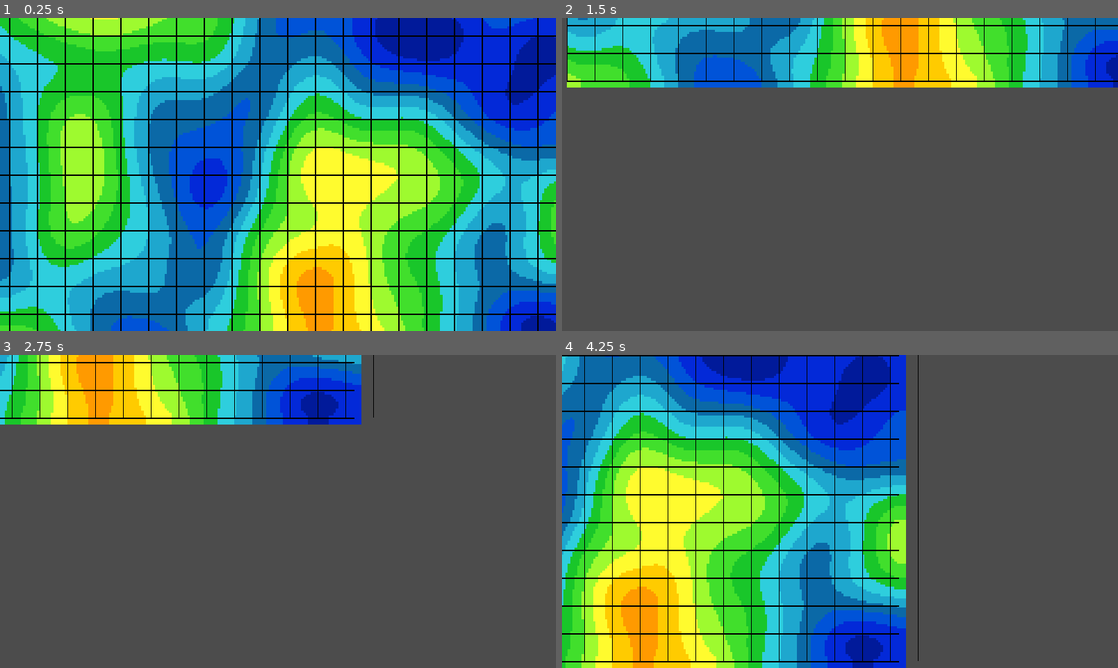
Above: before the commit, frames 1-4 (two rows, left to right).
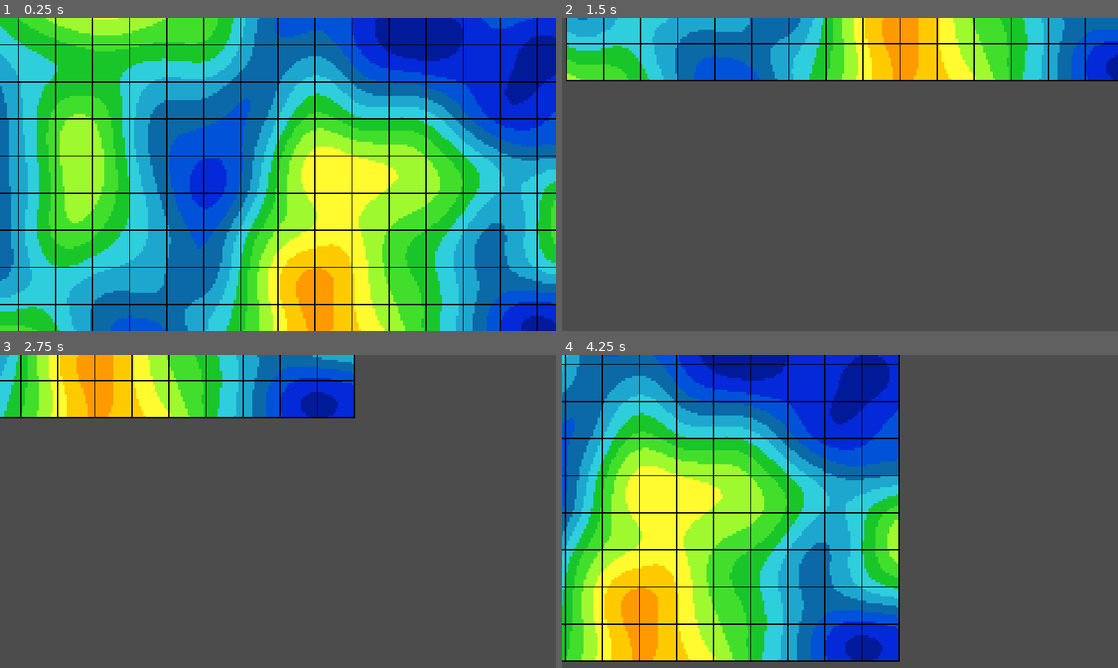
Above: after the commit, the same moments.

Repository: Phrenotopia/EvoDevio
Game: Godot game, scene res://World.tscn
Same seed, same stepped clock (60 frames per second), same inputs: the game is played once before the commit and once after it.
Inputs (mouse positions are in pixels of both pictures, inside the frame that each line leads up to):
- Up to frame 1 (0.25 s): no input
- Up to frame 2 (1.5 s): tap Enter at 0.5 s; move the mouse to (962, 158) at 0.52 s; hold S (camera_down) 0.53-1.28 s; move the mouse to (728, 190) at 1.27 s; tap A (camera_left) at 1.35 s
- Up to frame 3 (2.75 s): tap Space at 2 s; move the mouse to (333, 442) at 2.02 s; hold D (camera_right) from 2.03 s (still down)
- Up to frame 4 (4.25 s): move the mouse to (812, 574) at 2.77 s; release D (camera_right) at 2.78 s; tap Shift (camera_speed_up) at 2.85 s; tap Enter at 3.5 s; move the mouse to (1006, 558) at 3.52 s; hold W (camera_up) from 3.53 s (still down)

The runs differ from the first frame. In frame 1, 14% of the frame differs, in the area x 0-100%, y 0-100%; in frame 2, 4.7%; in frame 3, 3.3%; in frame 4, 10%.

Commit message:
Fixed grid and tilemap
Changed tilemap sprite size issue and made some minor tweaks.

Diff:
--- a/Camera.gd
+++ b/Camera.gd
@@ -1,10 +1,11 @@
 extends Camera2D
 
+onready var world = get_node("/root/World")
 var speed = 20
 
 
 func _ready():
-	var StartingPoint = get_parent().MAPSIZE * get_parent().get_child(1).cell_size / 2 #Finds the middle of the map
+	var StartingPoint = world.MAPSIZE * world.PIXELSCALE / 2 #Finds the middle of the map
 	self.position = StartingPoint #Sets itself into the middle of the map
 
 
--- a/DrawGrid.gd
+++ b/DrawGrid.gd
@@ -7,6 +7,6 @@
 	var rows = world.MAPSIZE.y/(world.GRIDSIZE/world.PIXELSCALE)#How many rows can fit in the map
 
 	for i in columns+1:
-		draw_rect(Rect2(i*world.GRIDSIZE, 0, 4, world.MAPSIZE.y*8), "#000000") #Draws every line in the columns
+		draw_rect(Rect2(i*world.GRIDSIZE-2, -2, 4, world.MAPSIZE.y*8+4), "#000000") #Draws every line in the columns
 	for i in rows+1:
-		draw_rect(Rect2(0, i*world.GRIDSIZE, world.MAPSIZE.x*8, 4), "#000000") #Draws every line in the rows
+		draw_rect(Rect2(-2, i*world.GRIDSIZE-2, world.MAPSIZE.x*8+4, 4), "#000000") #Draws every line in the rows
--- a/World.gd
+++ b/World.gd
@@ -2,8 +2,8 @@
 
 const SCALE = 16
 const MAPSIZE = Vector2(16*SCALE, 9*SCALE) #Vector2(119, 65) For 32x32 tiles
-const PIXELSCALE = 8 #How big the ElevationMap tiles are in pixels
-const GRIDSIZE = 12*PIXELSCALE
+const PIXELSCALE = 8 #How big the ElevationMap tiles are in pixels / ElevationMap cell_size
+const GRIDSIZE = 16*PIXELSCALE
 
 func _ready():
 	$ElevationMap.make_map(MAPSIZE.x, MAPSIZE.y)
--- a/World.tscn
+++ b/World.tscn
@@ -1,6 +1,5 @@
-[gd_scene load_steps=9 format=2]
-
-[ext_resource path="res://TenColours.png" type="Texture" id=1]
+[gd_scene load_steps=7 format=2]
+
 [ext_resource path="res://World.gd" type="Script" id=2]
 [ext_resource path="res://ElevationColors.png" type="Texture" id=3]
 [ext_resource path="res://Camera.gd" type="Script" id=4]
@@ -8,153 +7,11 @@
 [ext_resource path="res://ElevationMap.gd" type="Script" id=6]
 
 [sub_resource type="TileSet" id=1]
-0/name = "TenColours.png 0"
-0/texture = ExtResource( 1 )
-0/tex_offset = Vector2( 0, 0 )
-0/modulate = Color( 1, 1, 1, 1 )
-0/region = Rect2( 0, 0, 32, 32 )
-0/tile_mode = 0
-0/occluder_offset = Vector2( 0, 0 )
-0/navigation_offset = Vector2( 0, 0 )
-0/shape_offset = Vector2( 0, 0 )
-0/shape_transform = Transform2D( 1, 0, 0, 1, 0, 0 )
-0/shape_one_way = false
-0/shape_one_way_margin = 0.0
-0/shapes = [  ]
-0/z_index = 0
-1/name = "TenColours.png 1"
-1/texture = ExtResource( 1 )
-1/tex_offset = Vector2( 0, 0 )
-1/modulate = Color( 1, 1, 1, 1 )
-1/region = Rect2( 32, 0, 32, 32 )
-1/tile_mode = 0
-1/occluder_offset = Vector2( 0, 0 )
-1/navigation_offset = Vector2( 0, 0 )
-1/shape_offset = Vector2( 0, 0 )
-1/shape_transform = Transform2D( 1, 0, 0, 1, 0, 0 )
-1/shape_one_way = false
-1/shape_one_way_margin = 0.0
-1/shapes = [  ]
-1/z_index = 0
-2/name = "TenColours.png 2"
-2/texture = ExtResource( 1 )
-2/tex_offset = Vector2( 0, 0 )
-2/modulate = Color( 1, 1, 1, 1 )
-2/region = Rect2( 64, 0, 32, 32 )
-2/tile_mode = 0
-2/occluder_offset = Vector2( 0, 0 )
-2/navigation_offset = Vector2( 0, 0 )
-2/shape_offset = Vector2( 0, 0 )
-2/shape_transform = Transform2D( 1, 0, 0, 1, 0, 0 )
-2/shape_one_way = false
-2/shape_one_way_margin = 0.0
-2/shapes = [  ]
-2/z_index = 0
-3/name = "TenColours.png 3"
-3/texture = ExtResource( 1 )
-3/tex_offset = Vector2( 0, 0 )
-3/modulate = Color( 1, 1, 1, 1 )
-3/region = Rect2( 96, 0, 32, 32 )
-3/tile_mode = 0
-3/occluder_offset = Vector2( 0, 0 )
-3/navigation_offset = Vector2( 0, 0 )
-3/shape_offset = Vector2( 0, 0 )
-3/shape_transform = Transform2D( 1, 0, 0, 1, 0, 0 )
-3/shape_one_way = false
-3/shape_one_way_margin = 0.0
-3/shapes = [  ]
-3/z_index = 0
-4/name = "TenColours.png 4"
-4/texture = ExtResource( 1 )
-4/tex_offset = Vector2( 0, 0 )
-4/modulate = Color( 1, 1, 1, 1 )
-4/region = Rect2( 0, 32, 32, 32 )
-4/tile_mode = 0
-4/occluder_offset = Vector2( 0, 0 )
-4/navigation_offset = Vector2( 0, 0 )
-4/shape_offset = Vector2( 0, 0 )
-4/shape_transform = Transform2D( 1, 0, 0, 1, 0, 0 )
-4/shape_one_way = false
-4/shape_one_way_margin = 0.0
-4/shapes = [  ]
-4/z_index = 0
-5/name = "TenColours.png 5"
-5/texture = ExtResource( 1 )
-5/tex_offset = Vector2( 0, 0 )
-5/modulate = Color( 1, 1, 1, 1 )
-5/region = Rect2( 32, 32, 32, 32 )
-5/tile_mode = 0
-5/occluder_offset = Vector2( 0, 0 )
-5/navigation_offset = Vector2( 0, 0 )
-5/shape_offset = Vector2( 0, 0 )
-5/shape_transform = Transform2D( 1, 0, 0, 1, 0, 0 )
-5/shape_one_way = false
-5/shape_one_way_margin = 0.0
-5/shapes = [  ]
-5/z_index = 0
-6/name = "TenColours.png 6"
-6/texture = ExtResource( 1 )
-6/tex_offset = Vector2( 0, 0 )
-6/modulate = Color( 1, 1, 1, 1 )
-6/region = Rect2( 64, 32, 32, 32 )
-6/tile_mode = 0
-6/occluder_offset = Vector2( 0, 0 )
-6/navigation_offset = Vector2( 0, 0 )
-6/shape_offset = Vector2( 0, 0 )
-6/shape_transform = Transform2D( 1, 0, 0, 1, 0, 0 )
-6/shape_one_way = false
-6/shape_one_way_margin = 0.0
-6/shapes = [  ]
-6/z_index = 0
-7/name = "TenColours.png 7"
-7/texture = ExtResource( 1 )
-7/tex_offset = Vector2( 0, 0 )
-7/modulate = Color( 1, 1, 1, 1 )
-7/region = Rect2( 96, 32, 32, 32 )
-7/tile_mode = 0
-7/occluder_offset = Vector2( 0, 0 )
-7/navigation_offset = Vector2( 0, 0 )
-7/shape_offset = Vector2( 0, 0 )
-7/shape_transform = Transform2D( 1, 0, 0, 1, 0, 0 )
-7/shape_one_way = false
-7/shape_one_way_margin = 0.0
-7/shapes = [  ]
-7/z_index = 0
-8/name = "TenColours.png 8"
-8/texture = ExtResource( 1 )
-8/tex_offset = Vector2( 0, 0 )
-8/modulate = Color( 1, 1, 1, 1 )
-8/region = Rect2( 0, 64, 32, 32 )
-8/tile_mode = 0
-8/occluder_offset = Vector2( 0, 0 )
-8/navigation_offset = Vector2( 0, 0 )
-8/shape_offset = Vector2( 0, 0 )
-8/shape_transform = Transform2D( 1, 0, 0, 1, 0, 0 )
-8/shape_one_way = false
-8/shape_one_way_margin = 0.0
-8/shapes = [  ]
-8/z_index = 0
-9/name = "TenColours.png 9"
-9/texture = ExtResource( 1 )
-9/tex_offset = Vector2( 0, 0 )
-9/modulate = Color( 1, 1, 1, 1 )
-9/region = Rect2( 32, 64, 32, 32 )
-9/tile_mode = 0
-9/occluder_offset = Vector2( 0, 0 )
-9/navigation_offset = Vector2( 0, 0 )
-9/shape_offset = Vector2( 0, 0 )
-9/shape_transform = Transform2D( 1, 0, 0, 1, 0, 0 )
-9/shape_one_way = false
-9/shape_one_way_margin = 0.0
-9/shapes = [  ]
-9/z_index = 0
-
-[sub_resource type="TileSet" id=2]
 0/name = "ElevationColors.png 0"
 0/texture = ExtResource( 3 )
 0/tex_offset = Vector2( 0, 0 )
 0/modulate = Color( 1, 1, 1, 1 )
-0/region = Rect2( 0, 0, 32, 32 )
+0/region = Rect2( 0, 0, 8, 8 )
 0/tile_mode = 0
 0/occluder_offset = Vector2( 0, 0 )
 0/navigation_offset = Vector2( 0, 0 )
@@ -168,7 +25,7 @@
 1/texture = ExtResource( 3 )
 1/tex_offset = Vector2( 0, 0 )
 1/modulate = Color( 1, 1, 1, 1 )
-1/region = Rect2( 32, 0, 32, 32 )
+1/region = Rect2( 8, 0, 8, 8 )
 1/tile_mode = 0
 1/occluder_offset = Vector2( 0, 0 )
 1/navigation_offset = Vector2( 0, 0 )
@@ -182,7 +39,7 @@
 2/texture = ExtResource( 3 )
 2/tex_offset = Vector2( 0, 0 )
 2/modulate = Color( 1, 1, 1, 1 )
-2/region = Rect2( 64, 0, 32, 32 )
+2/region = Rect2( 16, 0, 8, 8 )
 2/tile_mode = 0
 2/occluder_offset = Vector2( 0, 0 )
 2/navigation_offset = Vector2( 0, 0 )
@@ -196,7 +53,7 @@
 3/texture = ExtResource( 3 )
 3/tex_offset = Vector2( 0, 0 )
 3/modulate = Color( 1, 1, 1, 1 )
-3/region = Rect2( 96, 0, 32, 32 )
+3/region = Rect2( 24, 0, 8, 8 )
 3/tile_mode = 0
 3/occluder_offset = Vector2( 0, 0 )
 3/navigation_offset = Vector2( 0, 0 )
@@ -210,7 +67,7 @@
 4/texture = ExtResource( 3 )
 4/tex_offset = Vector2( 0, 0 )
 4/modulate = Color( 1, 1, 1, 1 )
-4/region = Rect2( 0, 32, 32, 32 )
+4/region = Rect2( 0, 8, 8, 8 )
 4/tile_mode = 0
 4/occluder_offset = Vector2( 0, 0 )
 4/navigation_offset = Vector2( 0, 0 )
@@ -224,7 +81,7 @@
 5/texture = ExtResource( 3 )
 5/tex_offset = Vector2( 0, 0 )
 5/modulate = Color( 1, 1, 1, 1 )
-5/region = Rect2( 32, 32, 32, 32 )
+5/region = Rect2( 8, 8, 8, 8 )
 5/tile_mode = 0
 5/occluder_offset = Vector2( 0, 0 )
 5/navigation_offset = Vector2( 0, 0 )
@@ -238,7 +95,7 @@
 6/texture = ExtResource( 3 )
 6/tex_offset = Vector2( 0, 0 )
 6/modulate = Color( 1, 1, 1, 1 )
-6/region = Rect2( 64, 32, 32, 32 )
+6/region = Rect2( 16, 8, 8, 8 )
 6/tile_mode = 0
 6/occluder_offset = Vector2( 0, 0 )
 6/navigation_offset = Vector2( 0, 0 )
@@ -252,7 +109,7 @@
 7/texture = ExtResource( 3 )
 7/tex_offset = Vector2( 0, 0 )
 7/modulate = Color( 1, 1, 1, 1 )
-7/region = Rect2( 96, 32, 32, 32 )
+7/region = Rect2( 24, 8, 8, 8 )
 7/tile_mode = 0
 7/occluder_offset = Vector2( 0, 0 )
 7/navigation_offset = Vector2( 0, 0 )
@@ -266,7 +123,7 @@
 8/texture = ExtResource( 3 )
 8/tex_offset = Vector2( 0, 0 )
 8/modulate = Color( 1, 1, 1, 1 )
-8/region = Rect2( 0, 64, 32, 32 )
+8/region = Rect2( 0, 16, 8, 8 )
 8/tile_mode = 0
 8/occluder_offset = Vector2( 0, 0 )
 8/navigation_offset = Vector2( 0, 0 )
@@ -280,7 +137,7 @@
 9/texture = ExtResource( 3 )
 9/tex_offset = Vector2( 0, 0 )
 9/modulate = Color( 1, 1, 1, 1 )
-9/region = Rect2( 32, 64, 32, 32 )
+9/region = Rect2( 8, 16, 8, 8 )
 9/tile_mode = 0
 9/occluder_offset = Vector2( 0, 0 )
 9/navigation_offset = Vector2( 0, 0 )
@@ -294,7 +151,7 @@
 10/texture = ExtResource( 3 )
 10/tex_offset = Vector2( 0, 0 )
 10/modulate = Color( 1, 1, 1, 1 )
-10/region = Rect2( 64, 64, 32, 32 )
+10/region = Rect2( 16, 16, 8, 8 )
 10/tile_mode = 0
 10/occluder_offset = Vector2( 0, 0 )
 10/navigation_offset = Vector2( 0, 0 )
@@ -308,7 +165,7 @@
 11/texture = ExtResource( 3 )
 11/tex_offset = Vector2( 0, 0 )
 11/modulate = Color( 1, 1, 1, 1 )
-11/region = Rect2( 96, 64, 32, 32 )
+11/region = Rect2( 24, 16, 8, 8 )
 11/tile_mode = 0
 11/occluder_offset = Vector2( 0, 0 )
 11/navigation_offset = Vector2( 0, 0 )
@@ -322,7 +179,7 @@
 12/texture = ExtResource( 3 )
 12/tex_offset = Vector2( 0, 0 )
 12/modulate = Color( 1, 1, 1, 1 )
-12/region = Rect2( 0, 96, 32, 32 )
+12/region = Rect2( 0, 24, 8, 8 )
 12/tile_mode = 0
 12/occluder_offset = Vector2( 0, 0 )
 12/navigation_offset = Vector2( 0, 0 )
@@ -336,7 +193,7 @@
 13/texture = ExtResource( 3 )
 13/tex_offset = Vector2( 0, 0 )
 13/modulate = Color( 1, 1, 1, 1 )
-13/region = Rect2( 32, 96, 32, 32 )
+13/region = Rect2( 8, 24, 8, 8 )
 13/tile_mode = 0
 13/occluder_offset = Vector2( 0, 0 )
 13/navigation_offset = Vector2( 0, 0 )
@@ -350,7 +207,7 @@
 14/texture = ExtResource( 3 )
 14/tex_offset = Vector2( 0, 0 )
 14/modulate = Color( 1, 1, 1, 1 )
-14/region = Rect2( 64, 96, 32, 32 )
+14/region = Rect2( 16, 24, 8, 8 )
 14/tile_mode = 0
 14/occluder_offset = Vector2( 0, 0 )
 14/navigation_offset = Vector2( 0, 0 )
@@ -364,7 +221,7 @@
 15/texture = ExtResource( 3 )
 15/tex_offset = Vector2( 0, 0 )
 15/modulate = Color( 1, 1, 1, 1 )
-15/region = Rect2( 96, 96, 32, 32 )
+15/region = Rect2( 24, 24, 8, 8 )
 15/tile_mode = 0
 15/occluder_offset = Vector2( 0, 0 )
 15/navigation_offset = Vector2( 0, 0 )
@@ -378,14 +235,10 @@
 [node name="World" type="Node2D"]
 script = ExtResource( 2 )
 
-[node name="RainbowNoise" type="TileMap" parent="."]
+[node name="ElevationMap" type="TileMap" parent="."]
+position = Vector2( -1, 0 )
+z_index = -1
 tile_set = SubResource( 1 )
-cell_size = Vector2( 8, 8 )
-format = 1
-
-[node name="ElevationMap" type="TileMap" parent="."]
-z_index = -1
-tile_set = SubResource( 2 )
 cell_size = Vector2( 8, 8 )
 format = 1
 script = ExtResource( 6 )
--- a/project.godot
+++ b/project.godot
@@ -10,6 +10,7 @@
 
 _global_script_classes=[  ]
 _global_script_class_icons={
+
 }
 
 [application]
@@ -30,30 +31,30 @@
 
 ui_accept={
 "deadzone": 0.5,
-"events": [ Object(InputEventKey,"resource_local_to_scene":false,"resource_name":"","device":0,"alt":false,"shift":false,"control":false,"meta":false,"command":false,"pressed":false,"scancode":16777221,"physical_scancode":0,"unicode":0,"echo":false,"script":null)
-, Object(InputEventKey,"resource_local_to_scene":false,"resource_name":"","device":0,"alt":false,"shift":false,"control":false,"meta":false,"command":false,"pressed":false,"scancode":16777222,"physical_scancode":0,"unicode":0,"echo":false,"script":null)
-, Object(InputEventKey,"resource_local_to_scene":false,"resource_name":"","device":0,"alt":false,"shift":false,"control":false,"meta":false,"command":false,"pressed":false,"scancode":32,"physical_scancode":0,"unicode":0,"echo":false,"script":null)
+"events": [ Object(InputEventKey,"resource_local_to_scene":false,"resource_name":"","device":0,"alt":false,"shift":false,"control":false,"meta":false,"command":false,"pressed":false,"scancode":16777221,"unicode":0,"echo":false,"script":null)
+, Object(InputEventKey,"resource_local_to_scene":false,"resource_name":"","device":0,"alt":false,"shift":false,"control":false,"meta":false,"command":false,"pressed":false,"scancode":16777222,"unicode":0,"echo":false,"script":null)
+, Object(InputEventKey,"resource_local_to_scene":false,"resource_name":"","device":0,"alt":false,"shift":false,"control":false,"meta":false,"command":false,"pressed":false,"scancode":32,"unicode":0,"echo":false,"script":null)
 , Object(InputEventJoypadButton,"resource_local_to_scene":false,"resource_name":"","device":0,"button_index":0,"pressure":0.0,"pressed":false,"script":null)
  ]
 }
 camera_up={
 "deadzone": 0.5,
-"events": [ Object(InputEventKey,"resource_local_to_scene":false,"resource_name":"","device":0,"alt":false,"shift":false,"control":false,"meta":false,"command":false,"pressed":false,"scancode":87,"physical_scancode":0,"unicode":0,"echo":false,"script":null)
+"events": [ Object(InputEventKey,"resource_local_to_scene":false,"resource_name":"","device":0,"alt":false,"shift":false,"control":false,"meta":false,"command":false,"pressed":false,"scancode":87,"unicode":0,"echo":false,"script":null)
  ]
 }
 camera_down={
 "deadzone": 0.5,
-"events": [ Object(InputEventKey,"resource_local_to_scene":false,"resource_name":"","device":0,"alt":false,"shift":false,"control":false,"meta":false,"command":false,"pressed":false,"scancode":83,"physical_scancode":0,"unicode":0,"echo":false,"script":null)
+"events": [ Object(InputEventKey,"resource_local_to_scene":false,"resource_name":"","device":0,"alt":false,"shift":false,"control":false,"meta":false,"command":false,"pressed":false,"scancode":83,"unicode":0,"echo":false,"script":null)
  ]
 }
 camera_left={
 "deadzone": 0.5,
-"events": [ Object(InputEventKey,"resource_local_to_scene":false,"resource_name":"","device":0,"alt":false,"shift":false,"control":false,"meta":false,"command":false,"pressed":false,"scancode":65,"physical_scancode":0,"unicode":0,"echo":false,"script":null)
+"events": [ Object(InputEventKey,"resource_local_to_scene":false,"resource_name":"","device":0,"alt":false,"shift":false,"control":false,"meta":false,"command":false,"pressed":false,"scancode":65,"unicode":0,"echo":false,"script":null)
  ]
 }
 camera_right={
 "deadzone": 0.5,
-"events": [ Object(InputEventKey,"resource_local_to_scene":false,"resource_name":"","device":0,"alt":false,"shift":false,"control":false,"meta":false,"command":false,"pressed":false,"scancode":68,"physical_scancode":0,"unicode":0,"echo":false,"script":null)
+"events": [ Object(InputEventKey,"resource_local_to_scene":false,"resource_name":"","device":0,"alt":false,"shift":false,"control":false,"meta":false,"command":false,"pressed":false,"scancode":68,"unicode":0,"echo":false,"script":null)
  ]
 }
 camera_zoom_in={
@@ -68,7 +69,7 @@
 }
 camera_speed_up={
 "deadzone": 0.5,
-"events": [ Object(InputEventKey,"resource_local_to_scene":false,"resource_name":"","device":0,"alt":false,"shift":false,"control":false,"meta":false,"command":false,"pressed":false,"scancode":16777237,"physical_scancode":0,"unicode":0,"echo":false,"script":null)
+"events": [ Object(InputEventKey,"resource_local_to_scene":false,"resource_name":"","device":0,"alt":false,"shift":false,"control":false,"meta":false,"command":false,"pressed":false,"scancode":16777237,"unicode":0,"echo":false,"script":null)
  ]
 }
 
Binary file changed: ElevationColors.png
Not shown, changed: ElevationColors.png.import
Binary file removed: TenColours.png
Not shown, removed: TenColours.png.import
